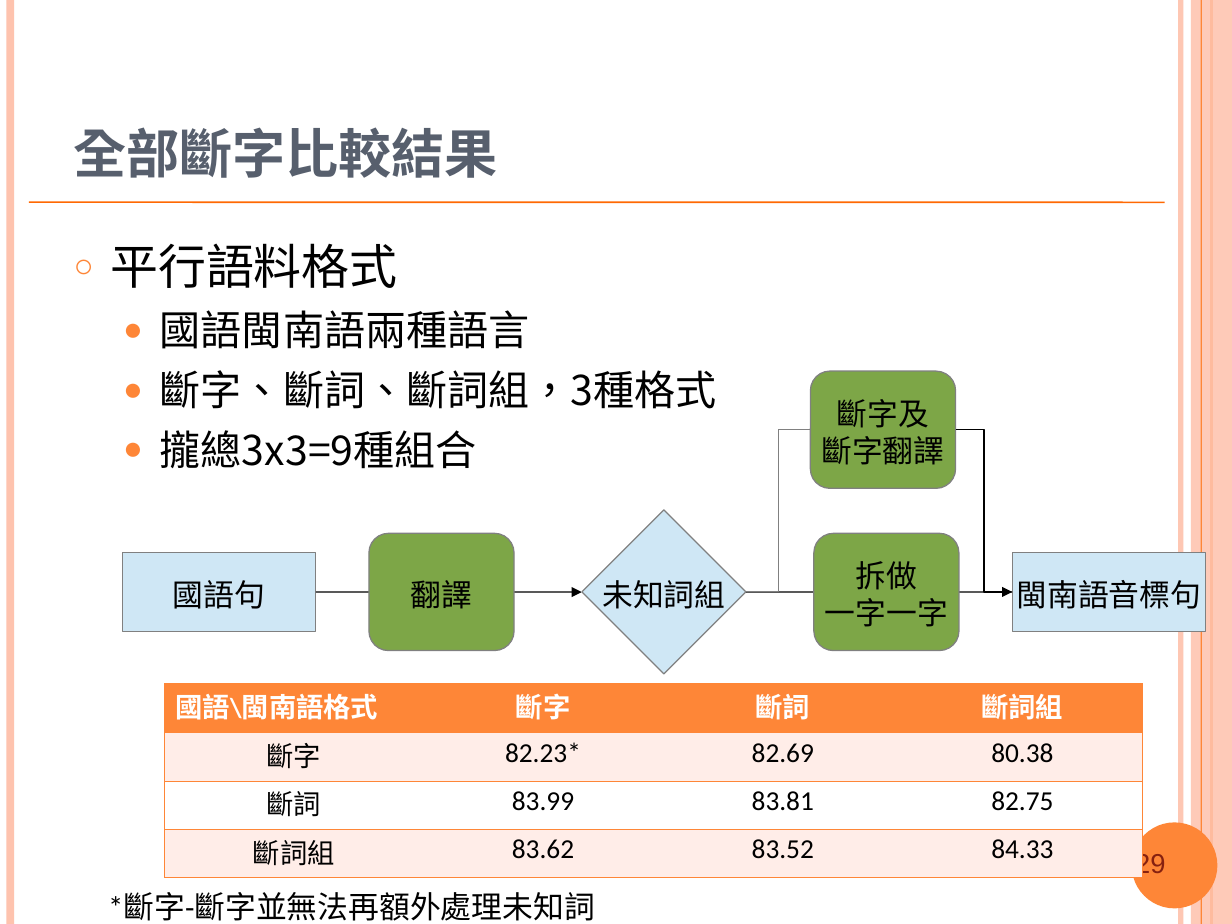
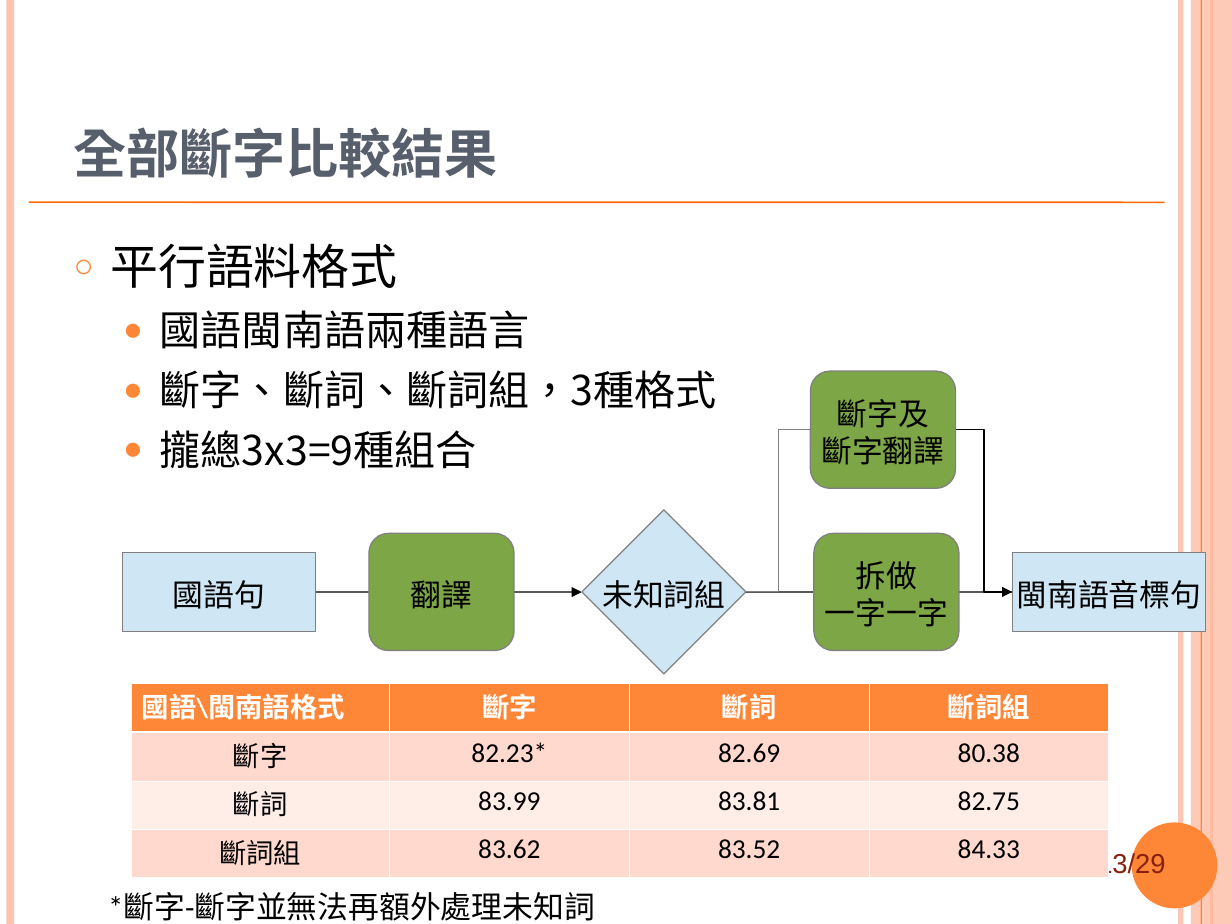
Before and after one commit to sih4sing5hong5/po3-ko3_tau5-iann2-phinn3, a slide deck: slide 13 of 翻譯報告.ppt (slide 12 before the commit). Drawn at 1232x924 pixels with LibreOffice and Linux fonts; fonts in the diff are those of the drawing; background and template pictures are left out. Boxes give left, top, right and bottom in pixels: in the first picture for what was removed or moved away, otherwise in the second. Text is boxed around its words. In the diff, an @@ line names an element or a change of style, - is before the commit and + after.

```diff
--- a/翻譯報告.ppt
+++ b/翻譯報告.ppt
@@ table at (131, 684, 1109, 877) @@
@@ fill #FFEDE8 to #FFD9CE in 8 cells @@
@@ fill #FFFFFF to #FFEDE8 in row 3 @@
@@ borders changed @@
@@ table: place and size @@
-table at (165, 684, 1142, 877)
+table at (131, 684, 1109, 877)
@@ page number at (1097, 852, 1165, 879): text changed @@
-12/29
+13/29
```
Also in this commit, not shown: 15 other slides changed, 2 slides added.
